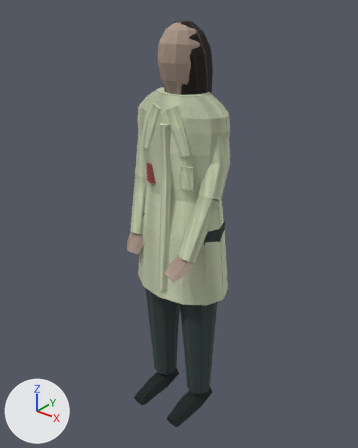
Before and after pictures for a commit that changed the FBX model Assets/Art/Environment/Lab/Figures/Meshes/SM_Lab_Figure_Researcher_Standing_50x40x170.fbx.
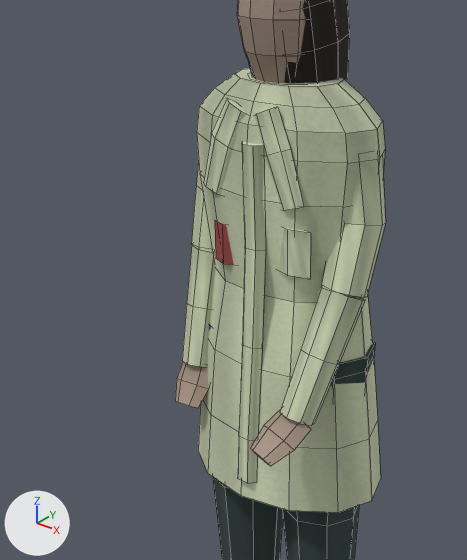
Each version is shown whole from a 50 mm camera at (1.178, -1.494, 1.866) aimed at (-0.011, -0.008, 0.944), then close up on the part from 11% to 76% of the width and 12% to 73% of the height. Arrows for +X, +Y and +Z are at lower left; the lights stay in place. The older version's two pictures come first. The close-ups show mesh edges as thin lines. Where no turn or scale is listed for an object, it has been applied to the vertices. Vertices at exactly the same position are counted once.

The first close-up shows 'SM_Lab_Figure_Researcher_Standing_50x40x170.001'.
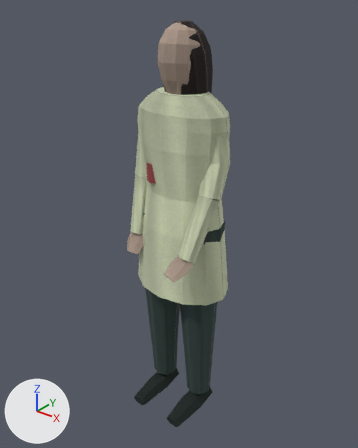
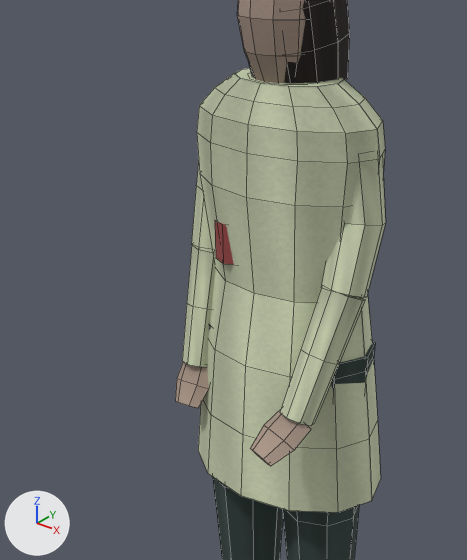
Boxes [x1, y1, x2, y2] around the edits, measured in the close-ups (467 x 560 px):
part 1 of me_sm_lab_figure_researcher_standing_50x40x170, deleted: before [238, 141, 266, 483]
part 2 of me_sm_lab_figure_researcher_standing_50x40x170, deleted: before [254, 107, 304, 211]
part 3 of me_sm_lab_figure_researcher_standing_50x40x170, deleted: before [204, 98, 246, 195]
part 4 of me_sm_lab_figure_researcher_standing_50x40x170, deleted: before [278, 228, 311, 279]

Patch to the scene script:
```diff
--- a/Assets/Art/Environment/Lab/Figures/Meshes/SM_Lab_Figure_Researcher_Standing_50x40x170.fbx.py
+++ b/Assets/Art/Environment/Lab/Figures/Meshes/SM_Lab_Figure_Researcher_Standing_50x40x170.fbx.py
@@ me_sm_lab_figure_researcher_standing_50x40x170 @@
 # used by ob_sm_lab_figure_researcher_standing_50x40x170_001; location = (0.0, 0.0, 0.0)
-me_sm_lab_figure_researcher_standing_50x40x170.from_pydata(...)  # 594 vertices, 478 faces; spans x -0.23..0.22, y -0.24..0.16, z 0.01..1.74
+me_sm_lab_figure_researcher_standing_50x40x170.from_pydata(...)  # 520 vertices, 418 faces; spans x -0.23..0.22, y -0.24..0.16, z 0.01..1.74
+# me_sm_lab_figure_researcher_standing_50x40x170 part 1: the loose piece of 30 vertices spanning x -0.01..0.04, y -0.16..-0.1, z 0.7..1.4 is deleted
+# me_sm_lab_figure_researcher_standing_50x40x170 part 2: the loose piece of 18 vertices spanning x 0.0..0.12, y -0.12..-0.1, z 1.28..1.47 is deleted
+# me_sm_lab_figure_researcher_standing_50x40x170 part 3: the loose piece of 18 vertices spanning x -0.12..0.0, y -0.12..-0.1, z 1.28..1.47 is deleted
+# me_sm_lab_figure_researcher_standing_50x40x170 part 4: the loose piece of 8 vertices spanning x 0.04..0.13, y -0.11..-0.09, z 1.16..1.25 is deleted
 me_sm_lab_figure_researcher_standing_50x40x170.materials.append(mat_m_lab_figures)
```
